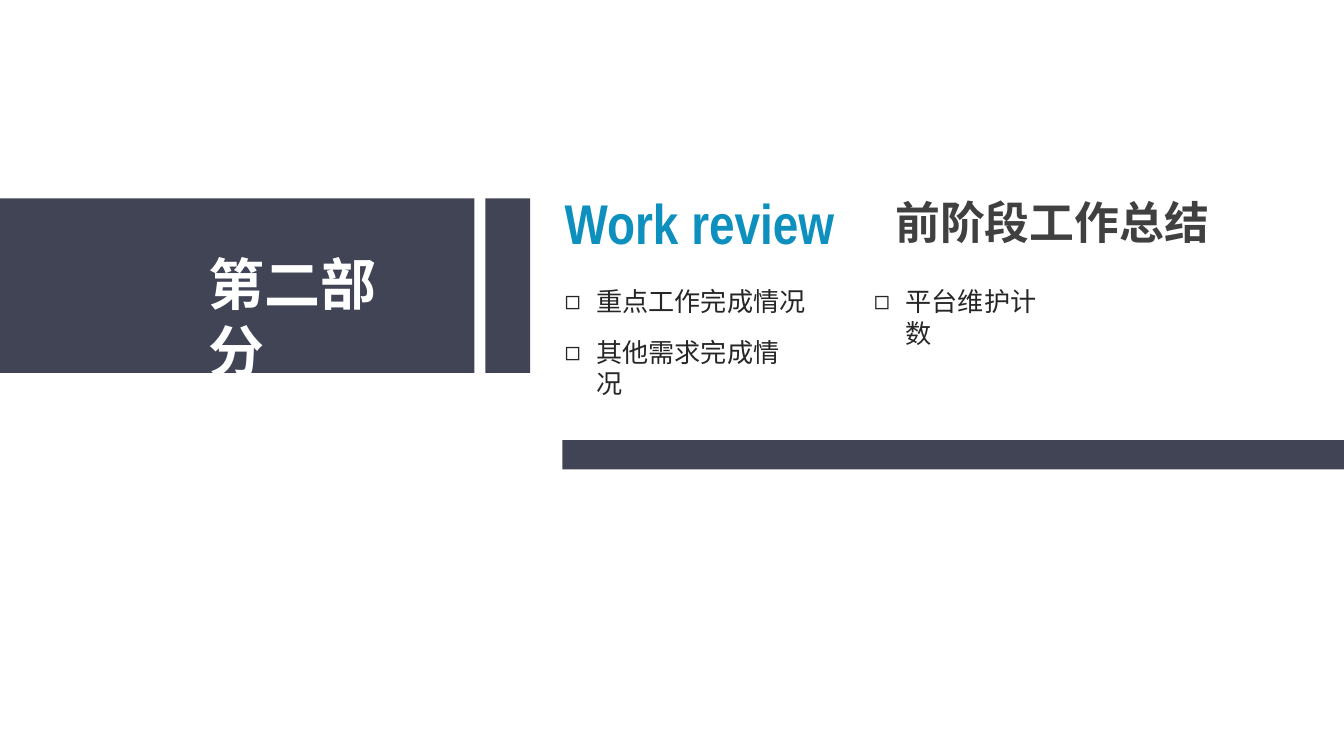
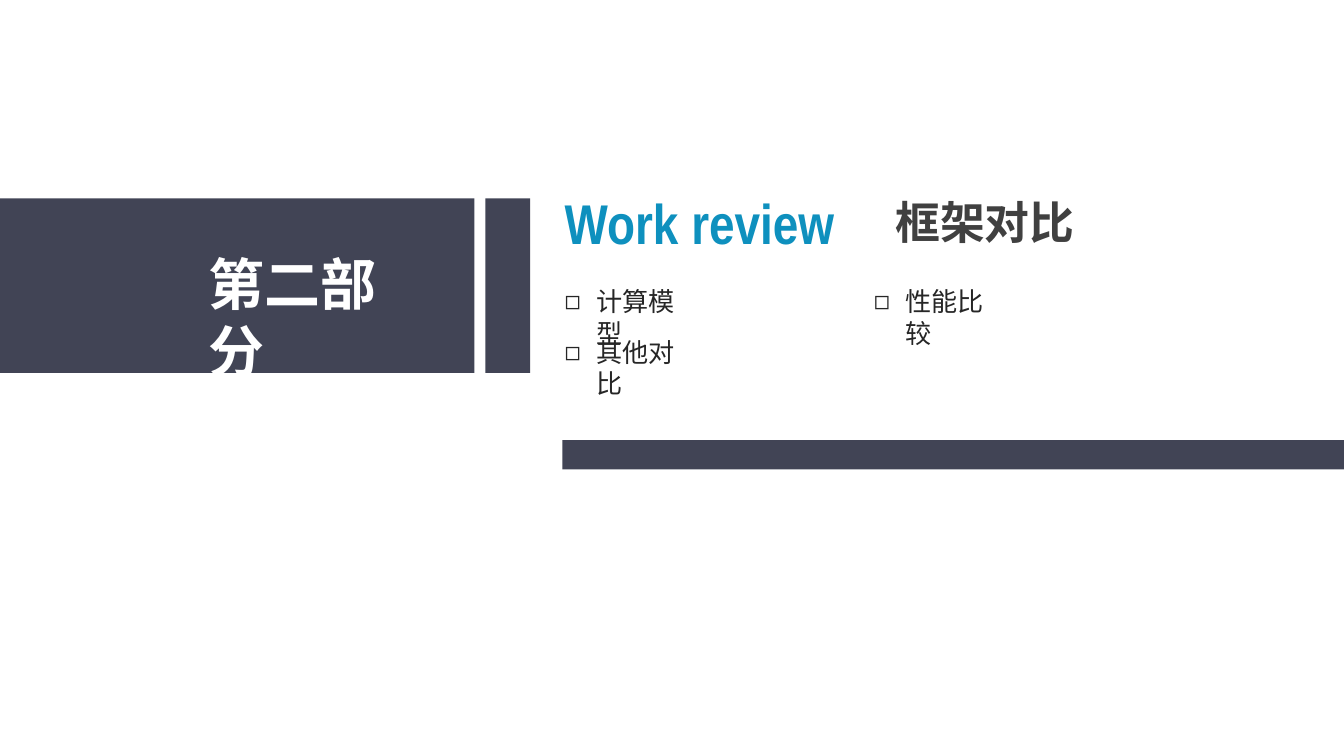
Before and after one commit to sunliangliang9201/interview_prepare, a slide deck: slide 7 of 在线阶段汇报20190606.pptx (slide 10 before the commit). Drawn at 1344x756 pixels with LibreOffice and Linux fonts; fonts in the diff are those of the drawing. Boxes give left, top, right and bottom in pixels: in the first picture for what was removed or moved away, otherwise in the second. Text is boxed around its words. In the diff, an @@ line names an element or a change of style, - is before the commit and + after.

```diff
--- a/在线阶段汇报20190606.pptx
+++ b/在线阶段汇报20190606.pptx
@@ text at bbox=[895, 201, 1074, 243]: text changed @@
-前阶段工作总结
+框架对比
@@ text at bbox=[596, 289, 674, 350]: text changed @@
-◻ 重点工作完成情况
+◻ 计算模型
@@ text at bbox=[906, 289, 984, 345]: text changed @@
-◻ 平台维护计数
+◻ 性能比较
@@ text at bbox=[596, 335, 674, 395]: text changed @@
-◻ 其他需求完成情况
+◻ 其他对比
```
Also in this commit, not shown: 2 other slides changed, 1 slide added, 6 slides removed.
